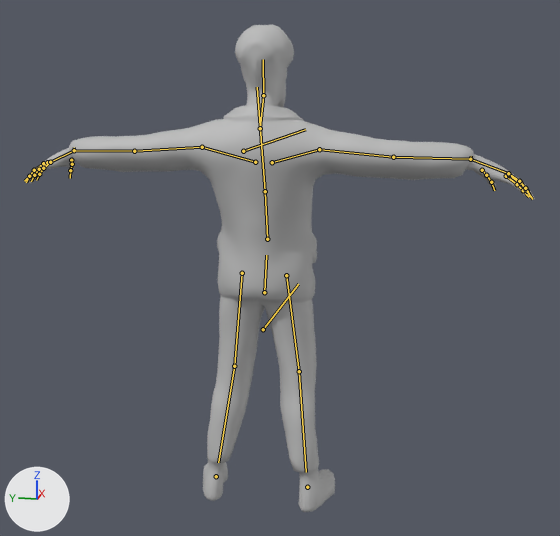
One commit to the FBX model Assets/Characters/Pasakotojas/Pasakotojas_LP.fbx: the scene before it, then after it.
Both versions are drawn from a camera (50 mm lens) standing at (8.99, 12.41, 2.24) and looking at (12.79, 13.17, 1.29). Every picture has the same lights, and +X, +Y and +Z are marked at lower left. The first picture is the older version. The bones that change, and the others that lie on the model, are drawn over the model as lines.
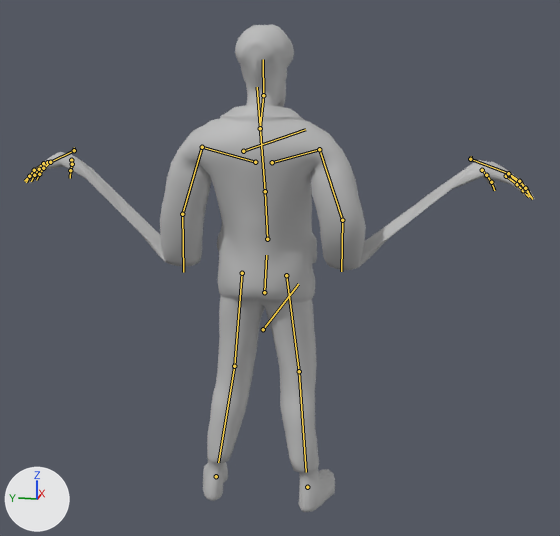
The newer file adds an action. The first version stands in its rest pose; the second is drawn at frame 1 of the action 'Idle.001'.

Where the change shows, as pixel boxes (x1, y1, x2, y2) in the pictures (560 x 536 px):
'polySurface1.007', posed
    both: (25, 24, 535, 512)
bone 'upperarm.L', root to tip
    before: (202, 147) to (134, 151)
    after: (202, 147) to (182, 214)
bone 'lowerarm.L', root to tip
    before: (134, 151) to (73, 150)
    after: (182, 214) to (183, 272)
bone 'upperarm.R', root to tip
    before: (319, 149) to (393, 157)
    after: (319, 149) to (342, 220)
bone 'lowerarm.R', root to tip
    before: (393, 157) to (471, 159)
    after: (342, 220) to (341, 271)

The edits, one by one:
Bone 'upperarm.L' (bone_upperarm_l) turns from (0, 0, 0) to (-4, 49, -71) degrees about its own x, y and z.
Bone 'lowerarm.L' (bone_lowerarm_l) turns from (0, 0, 0) to (12, 0, 4) degrees about its own x, y and z.
Bone 'upperarm.R' (bone_upperarm_r) turns from (0, 0, 0) to (-20, -49, 79) degrees about its own x, y and z.
Bone 'lowerarm.R' (bone_lowerarm_r) turns from (0, 0, 0) to (39, 4, -12) degrees about its own x, y and z.
